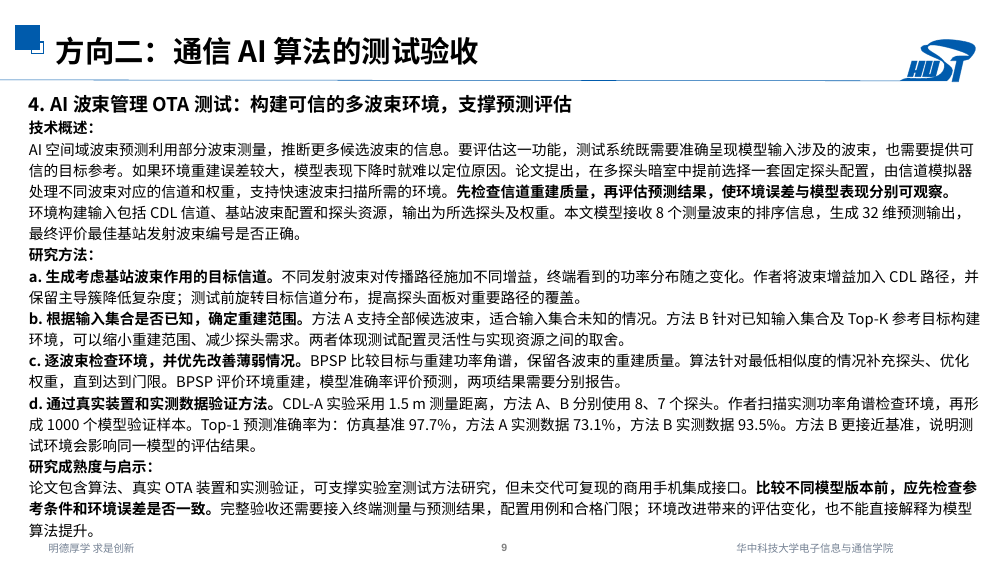
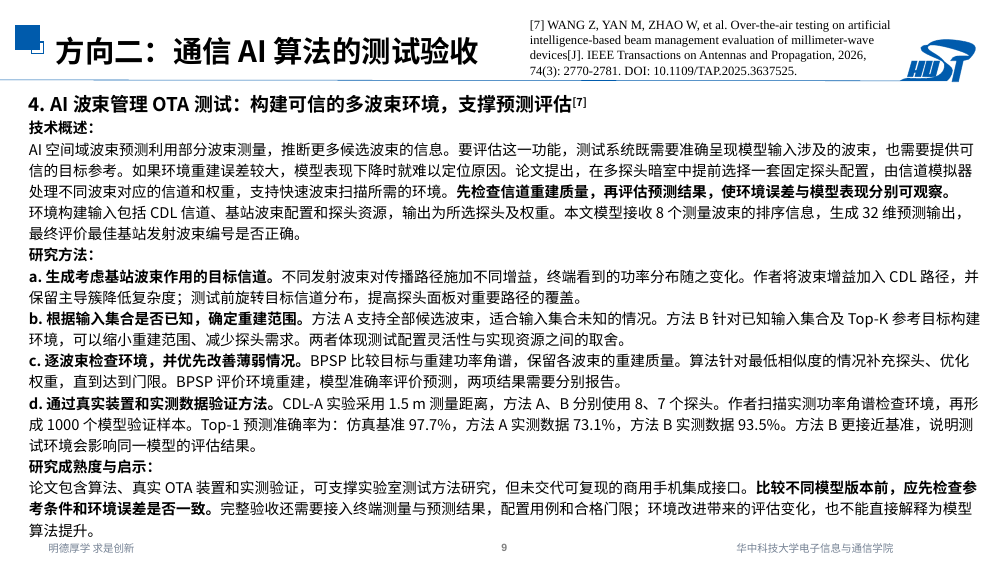
Before and after one commit to strings-pixel/self, a slide deck: slide 9 of 2026.10.10AI与通信融合研究进展调研三.pptx. Drawn at 1008x567 pixels with LibreOffice and Linux fonts; fonts in the diff are those of the drawing. Boxes give left, top, right and bottom in pixels: in the first picture for what was removed or moved away, otherwise in the second. Text is boxed around its words. In the diff, an @@ line names an element or a change of style, - is before the commit and + after.

```diff
--- a/2026.10.10AI与通信融合研究进展调研三.pptx
+++ b/2026.10.10AI与通信融合研究进展调研三.pptx
@@ text added at (530,20,891,78), 12 pt, text #000000 @@
+[7] WANG Z, YAN M, ZHAO W, et al. Over-the-air testing on artificial intelligence-based beam management evaluation of millimeter-wave devices[J]. IEEE Transactions on Antennas and Propagation, 2026, 74(3): 2770-2781. DOI: 10.1109/TAP.2025.3637525.
@@ text at (29,95,587,114): text changed @@
-4. AI 波束管理 OTA 测试：构建可信的多波束环境，支撑预测评估
+4. AI 波束管理 OTA 测试：构建可信的多波束环境，支撑预测评估[7]
```
Also in this commit, not shown: 6 other slides changed, 1 other file.
